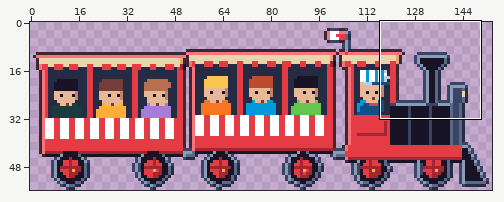
Edited in one commit: pixel-art file (art/vehicles/tourist-train@88.aseprite). Above: a wide view before the commit, with the close-up outlined.
Close-up. First the earlier version:
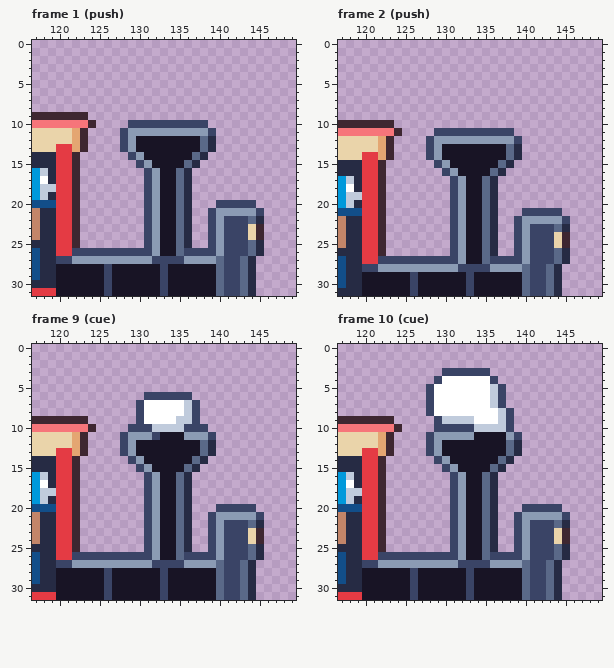
154x56 pixels, 11 frames. Shown: frame 1 (push): x 117..149, y 0..31; frame 2 (push): x 117..149, y 0..31; frame 9 (cue): x 117..149, y 0..31; frame 10 (cue): x 117..149, y 0..31. The commit also changed other frames or places, which this record leaves out.
The same view after the edit:
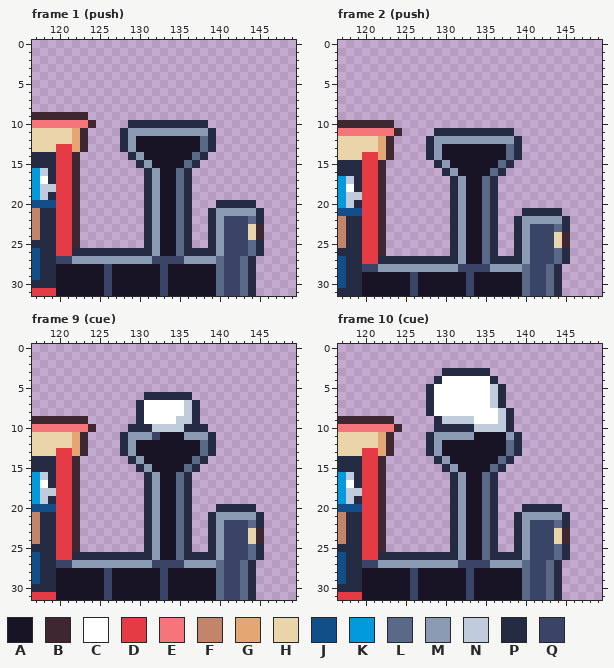
Palette (. is transparent): A #181425  B #3e2731  C #ffffff  D #e43b44  E #f6757a  F #c28569  G #e4a672  H #ead4aa  J #124e89  K #0099db  L #5a6988  M #8b9bb4  N #c0cbdc  P #262b44  Q #3a4466
Change:
Frame 1 (push):
y 10: x 129..138 QQQQQQQQQQ -> PPPPPPPPPP
y 11: x 128 Q -> P; x 139 Q -> P
y 12..13: x 128 Q -> P
y 14: x 129 Q -> P
y 15: x 130 Q -> P
y 16..19: x 131 Q -> P
y 20: x 131 Q -> P; x 140..144 QQQQQ -> PPPPP
y 21: x 131 Q -> P; x 139 Q -> P; x 145 Q -> P
y 22..25: x 131 Q -> P; x 139 Q -> P
y 26: x 122..131 QQQQQQQQQQ -> PPPPPPPPPP; x 136..139 QQQQ -> PPPP
Frame 2 (push):
y 11: x 129..138 QQQQQQQQQQ -> PPPPPPPPPP
y 12: x 128 Q -> P; x 139 Q -> P
y 13..14: x 128 Q -> P
y 15: x 129 Q -> P
y 16: x 130 Q -> P
y 17..20: x 131 Q -> P
y 21: x 131 Q -> P; x 140..144 QQQQQ -> PPPPP
y 22: x 131 Q -> P; x 139 Q -> P; x 145 Q -> P
y 23..26: x 131 Q -> P; x 139 Q -> P
y 27: x 122..131 QQQQQQQQQQ -> PPPPPPPPPP; x 136..139 QQQQ -> PPPP
Frame 9 (cue):
y 6: x 131..136 QQQQQQ -> PPPPPP
y 7..9: x 130 Q -> P; x 137 Q -> P
y 10: x 129..131 QQQ -> PPP; x 136..138 QQQ -> PPP
y 11: x 128 Q -> P; x 139 Q -> P
y 12..13: x 128 Q -> P
y 14: x 129 Q -> P
y 15: x 130 Q -> P
y 16..19: x 131 Q -> P
y 20: x 131 Q -> P; x 140..144 QQQQQ -> PPPPP
y 21: x 131 Q -> P; x 139 Q -> P; x 145 Q -> P
y 22..25: x 131 Q -> P; x 139 Q -> P
y 26: x 122..131 QQQQQQQQQQ -> PPPPPPPPPP; x 136..139 QQQQ -> PPPP
Frame 10 (cue):
y 3: x 130..135 QQQQQQ -> PPPPPP
y 4: x 129 Q -> P; x 136 Q -> P
y 5..7: x 128 Q -> P; x 137 Q -> P
y 8: x 128 Q -> P; x 138 Q -> P
y 9: x 129 Q -> P; x 138 Q -> P
y 10: x 129..133 QQQQQ -> PPPPP; x 138 Q -> P
y 11: x 128 Q -> P; x 139 Q -> P
y 12..13: x 128 Q -> P
y 14: x 129 Q -> P
y 15: x 130 Q -> P
y 16..19: x 131 Q -> P
y 20: x 131 Q -> P; x 140..144 QQQQQ -> PPPPP
y 21: x 131 Q -> P; x 139 Q -> P; x 145 Q -> P
y 22..25: x 131 Q -> P; x 139 Q -> P
y 26: x 122..131 QQQQQQQQQQ -> PPPPPPPPPP; x 136..139 QQQQ -> PPPP
Where, in picture pixels (left, top, right, bottom), the same in both close-ups:
changed: (72, 120, 264, 256)
changed: (378, 128, 570, 264)
changed: (72, 392, 264, 560)
changed: (378, 368, 570, 560)
